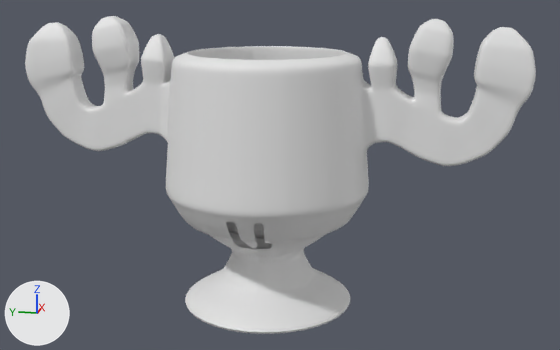
The Blender file Assets/Objects/MooseMug.blend, before and after one commit.
Rendered twice from a 50 mm lens placed at (-17.71, -3.49, 5.51), pointed at (0.9, 0.23, 0.86). Every picture has the same lights, and +X, +Y and +Z are marked at lower left.

The older version as bpy lines, for what is in view:
```python
me_cylinder = bpy.data.meshes.new('Cylinder')
me_cylinder.from_pydata(...)  # 4581 vertices, 4551 faces; spans x -1.1..2.0, y -2.7..2.7, z -0.7..15.6
# before: 280 (-0.7, -0.1, 4.0), 295 (-0.8, -0.1, 4.5), 310 (-0.9, -0.2, 4.8), 325 (-1.0, -0.2, 5.5), 340 (-1.1, -0.2, 6.0)
# before: 890 (-0.6, -0.2, 4.0), 920 (-0.8, -0.2, 4.5), 921 (-0.8, -0.1, 4.5), 951 (-0.9, -0.1, 4.8), 966 (-0.8, -0.2, 4.7)
# before: 982 (-1.0, -0.1, 5.5), 994 (-1.0, -0.2, 5.2), 1013 (-1.1, -0.1, 6.0), 1022 (-1.0, -0.2, 5.8), 2045 (-1.0, -0.1, 5.8)
# before: 2058 (-1.0, -0.1, 5.2), 2071 (-0.9, -0.1, 4.7), 2098 (-0.7, -0.1, 4.2), 2100 (-0.7, -0.2, 4.2), 2392 (-0.7, 0.1, 4.0)
# before: 2409 (-0.8, 0.1, 4.5), 2426 (-0.9, 0.2, 4.8), 2443 (-1.0, 0.2, 5.5), 2460 (-1.1, 0.2, 6.0), 3054 (-0.6, 0.2, 4.0)
# before: 3055 (-0.7, 0.0, 4.0), 3087 (-0.8, 0.2, 4.5), 3088 (-0.8, 0.1, 4.5), 3120 (-0.9, 0.1, 4.8), 3137 (-0.8, 0.2, 4.7)
# before: 3153 (-1.0, 0.1, 5.5), 3166 (-1.0, 0.2, 5.2), 3186 (-1.1, 0.1, 6.0), 3196 (-1.0, 0.2, 5.8), 4236 (-1.0, 0.1, 5.8)
# before: 4249 (-1.0, 0.1, 5.2), 4262 (-0.9, 0.1, 4.7), 4289 (-0.7, 0.1, 4.2), 4291 (-0.7, 0.2, 4.2)
ob_cylinder = bpy.data.objects.new('Cylinder', me_cylinder)
ob_cylinder.location = (0.0, 0.36, -2.04)
ob_cylinder.scale = (2.19, 2.19, 0.439)
_m = ob_cylinder.modifiers.new('Subdivision', 'SUBSURF')
_m.levels = 4
```
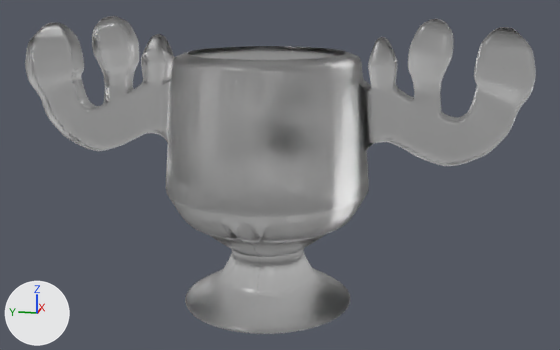
Commit message: added glass to moose mug

Location of each change, (x1, y1, x2, y2) in pixels of the pictures (560 x 350 px):
part 1 of me_cylinder, added
    after: (227, 223, 272, 249)
part 2 of me_cylinder, recoloured
    both: (25, 16, 536, 334)

The change, as a list of edits to the scene's bpy script:
```text
Add mat_material_001:
    mat_material_001 = bpy.data.materials.new('Material.001')
    mat_material_001.use_nodes = True; mat_material_001.node_tree.nodes.clear()
    _N = mat_material_001.node_tree.nodes; _L = mat_material_001.node_tree.links
    n0 = _N.new('ShaderNodeOutputMaterial'); n0.name = 'Material Output'
    n1 = _N.new('ShaderNodeBsdfGlass'); n1.name = 'Glass BSDF'
    n1.distribution = 'BECKMANN'
    n1.inputs[1].default_value = 0.328  # 'Roughness'
    n1.inputs[2].default_value = 1.45  # 'IOR'
    _L.new(n1.outputs[0], n0.inputs[0])  # 'BSDF' to 'Surface'
Change me_cylinder:
    used by ob_cylinder; location = (0.0, 0.36, -2.04); scale = (2.19, 2.19, 0.439)
    verts and faces of me_cylinder; kept vertices keep their numbers, new ones are numbered from 4581
    remove me_cylinder.from_pydata(...)  # 4581 vertices, 4551 faces; spans x -1.1..2.0, y -2.7..2.7, z -0.7..15.6
    add me_cylinder.from_pydata(...)  # 4581 vertices, 4553 faces; spans x -1.1..2.0, y -2.7..2.7, z -0.7..15.6
    me_cylinder part 1
    add faces += [(280, 890, 2100, 920, 295, 966, 310, 994, 325, 1022, 340, 1013, 2045, 982, 2058, 951, 2071, 921, 2098, 3055), (2392, 3055, 4289, 3088, 4262, 3120, 4249, 3153, 4236, 3186, 2460, 3196, 2443, 3166, 2426, 3137, 2409, 3087, 4291, 3054)]
    me_cylinder part 2: 4551 faces spanning x -1.1..2.0, y -2.7..2.7, z -0.7..15.6 switch from no material to mat_material_001
```
